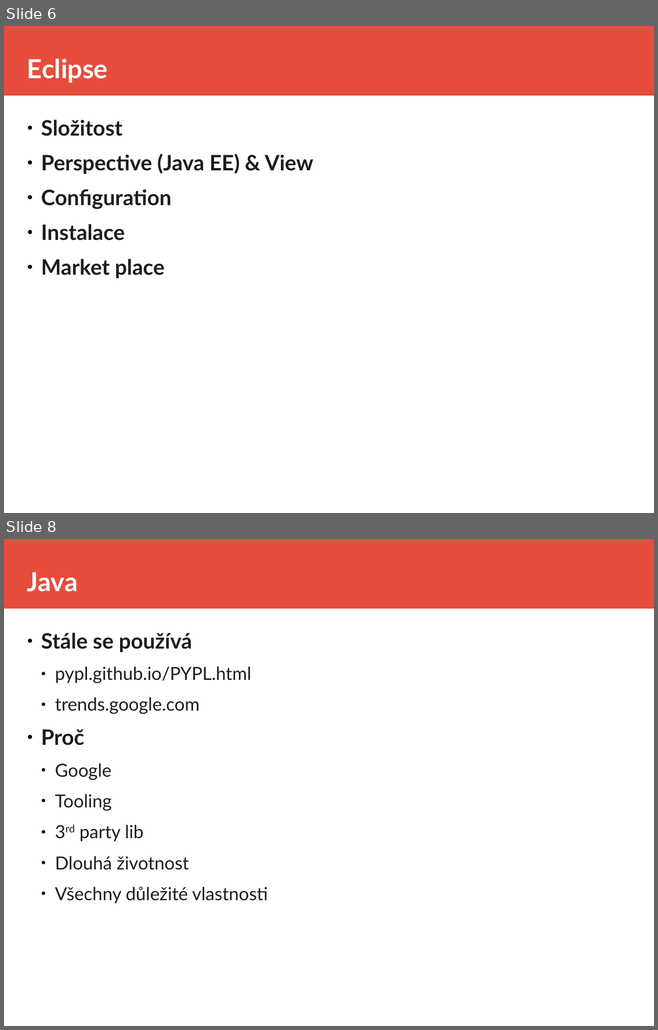
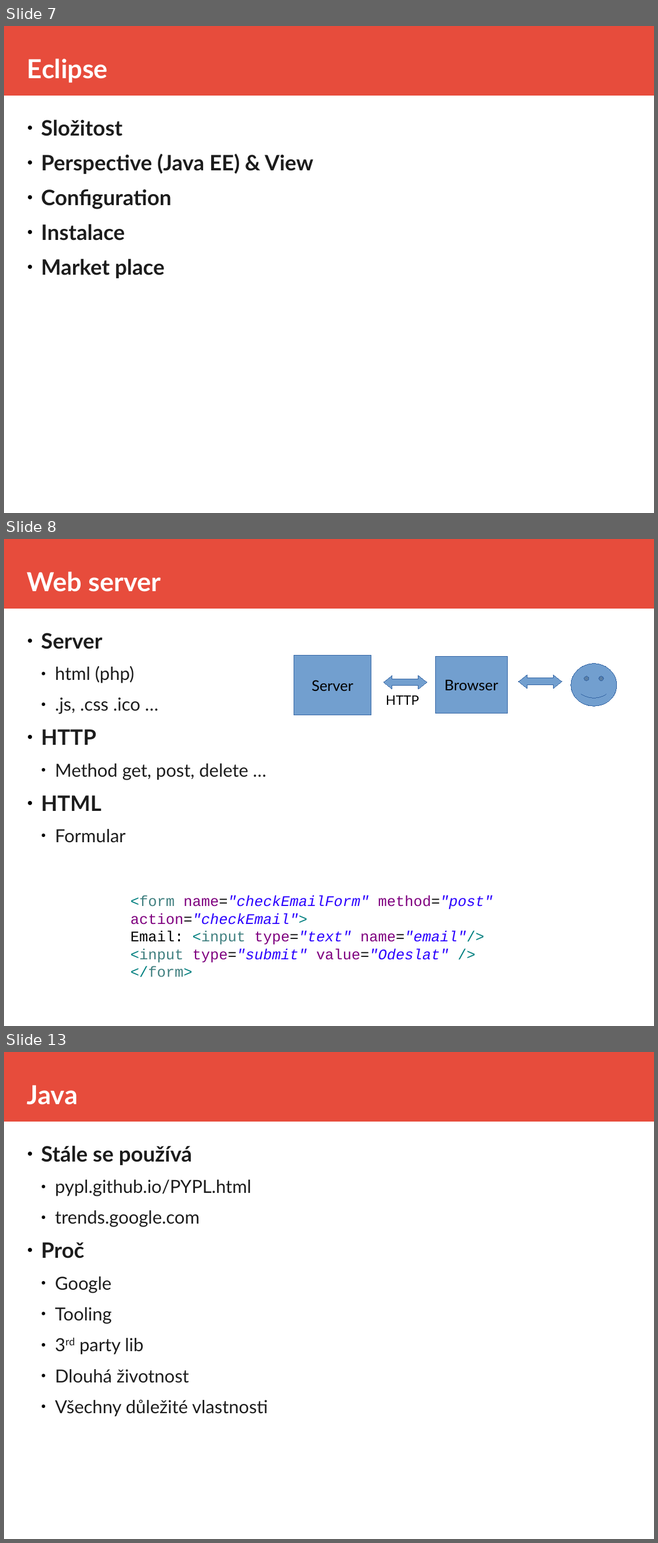
Before and after one commit to equabank/java-skoleni, a slide deck: v2/doc/prez.odp. Shown one above the other, each under a label of ours: slides 6 and 8 before the commit, slides 7, 8 and 13 after it; the slides between them are not shown. The pictures are 658x1030 and 658x1543 pixels, drawn with LibreOffice and Linux fonts; fonts in the diff are those of the drawing. Boxes give left, top, right and bottom in pixels: in the first picture for what was removed or moved away, otherwise in the second. Text is boxed around its words. In the diff, an @@ line names an element or a change of style, - is before the commit and + after.

```diff
--- a/v2/doc/prez.odp
+++ b/v2/doc/prez.odp
@@ slide 8 added at bbox=[4, 539, 654, 1026], background #FFFFFF; not listed: 1 template element that a slide beside it also shows @@
@@ title added at bbox=[27, 571, 161, 592], 32 pt, text #FFFFFF, bold @@
+Web server
@@ text added at bbox=[41, 633, 248, 843], 22 pt, text #1C1C1C @@
+● Server
+  ● html (php)
+  ● .js, .css .ico …
+● HTTP
+  ● Method get, post, delete …
+● HTML
+  ● Formular
@@ rectangle added at bbox=[294, 655, 371, 715], fill #729FCF, outline #3465A4 0 pt, 18 pt, text #000000 @@
+Server
@@ rectangle added at bbox=[436, 656, 507, 714], fill #729FCF, outline #3465A4 0 pt, 18 pt, text #000000 @@
+Browser
@@ left right arrow added at bbox=[384, 675, 427, 689], fill #729FCF, outline #3465A4 0 pt @@
@@ left right arrow added at bbox=[518, 675, 561, 688], fill #729FCF, outline #3465A4 0 pt @@
@@ smiley face added at bbox=[571, 663, 617, 706], fill #729FCF, outline #3465A4 0 pt @@
@@ text added at bbox=[386, 695, 419, 705], 16 pt, text #000000 @@
+HTTP
@@ text added at bbox=[130, 895, 493, 977], 18 pt, text #2A00FF @@
+<form name="checkEmailForm" method="post" action="checkEmail">
+Email: <input type="text" name="email"/>
+<input type="submit" value="Odeslat" />
+</form>
@@ what was slide 6 is now slide 7 @@
@@ what was slide 8 is now slide 13 @@
```
Also in this commit, not shown: 7 slides changed, 6 other slides added, 2 slides removed, 15 other files.
